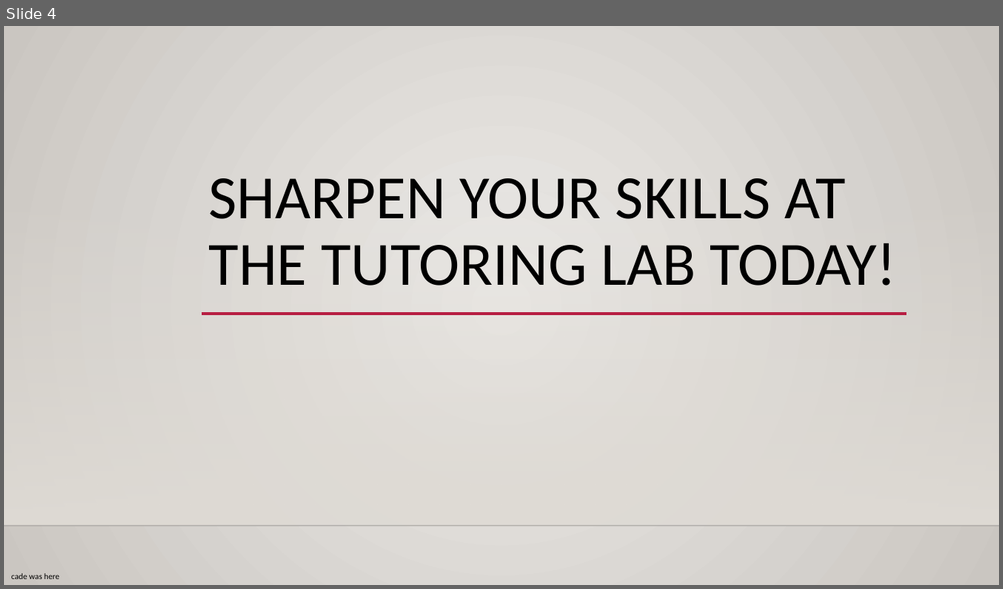
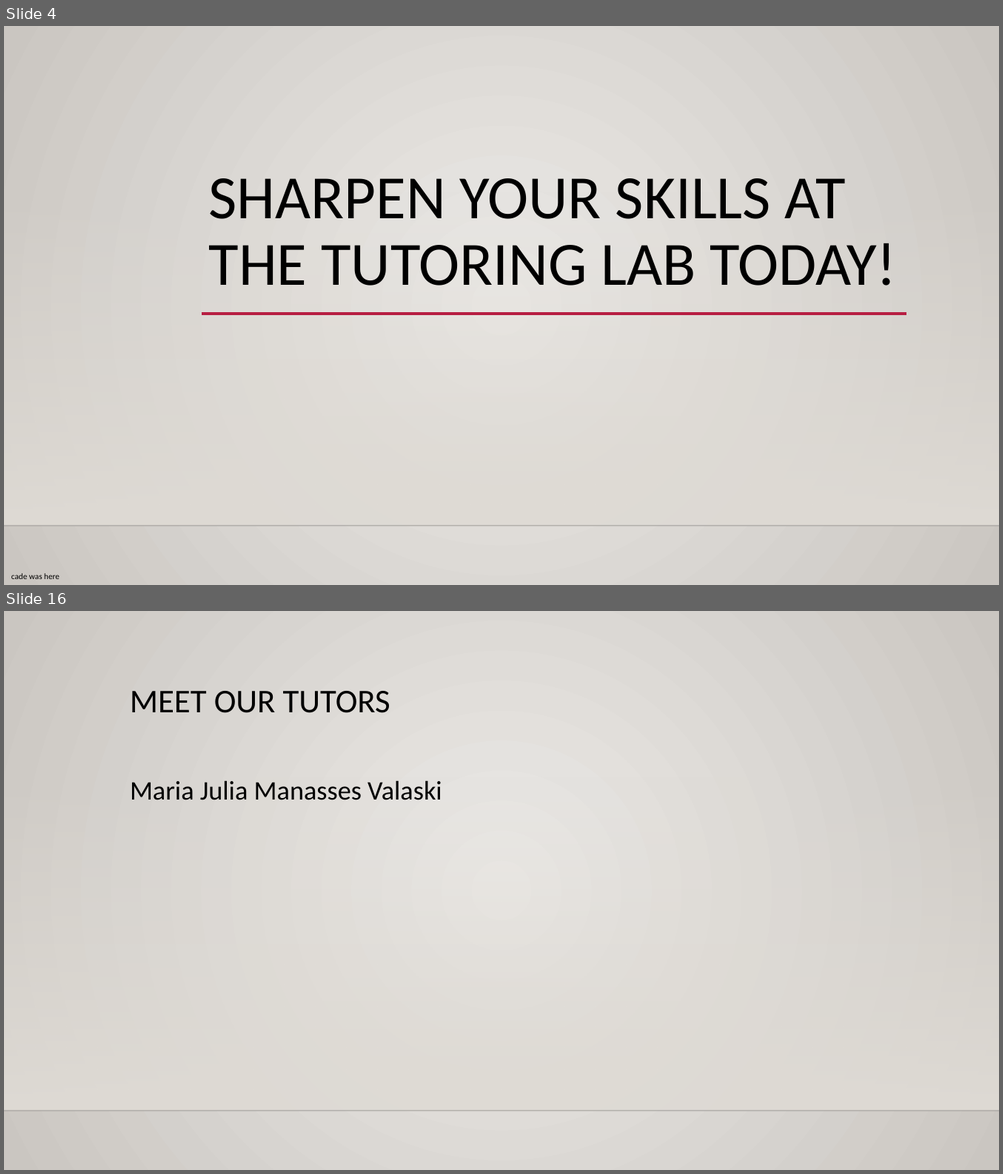
Before and after one commit to machinesmith42/Tutor-testing-4.3, a slide deck: ImageSlideshow/powerpoint.pptx. Shown one above the other, each under a label of ours: slide 4 before the commit, slides 4 and 16 after it; the slides between them are not shown. The pictures are 1003x589 and 1003x1174 pixels, drawn with LibreOffice and Linux fonts; fonts in the diff are those of the drawing; background and template pictures are left out. Boxes give left, top, right and bottom in pixels: in the first picture for what was removed or moved away, otherwise in the second. Text is boxed around its words. In the diff, an @@ line names an element or a change of style, - is before the commit and + after.

```diff
--- a/ImageSlideshow/powerpoint.pptx
+++ b/ImageSlideshow/powerpoint.pptx
@@ slide 16 added at bbox=[4, 611, 999, 1170], background gradient #ECEAE7 to #CAC7C1; not listed: 2 template elements that a slide beside it also shows @@
@@ text added at bbox=[130, 691, 390, 713], 32 pt, text #000000 @@
+MEET OUR TUTORS
@@ text added at bbox=[130, 780, 442, 800], 25.9 pt, text #000000 @@
+Maria Julia Manasses Valaski
```
Also in this commit, not shown: 4 slides changed, 25 other slides added, 15 slides removed, 9 other files.
